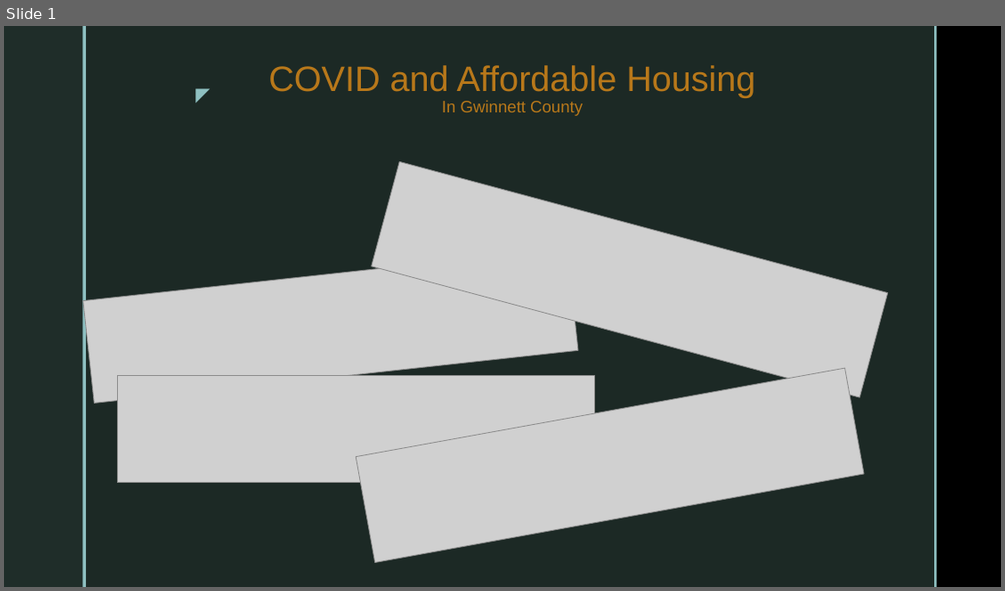
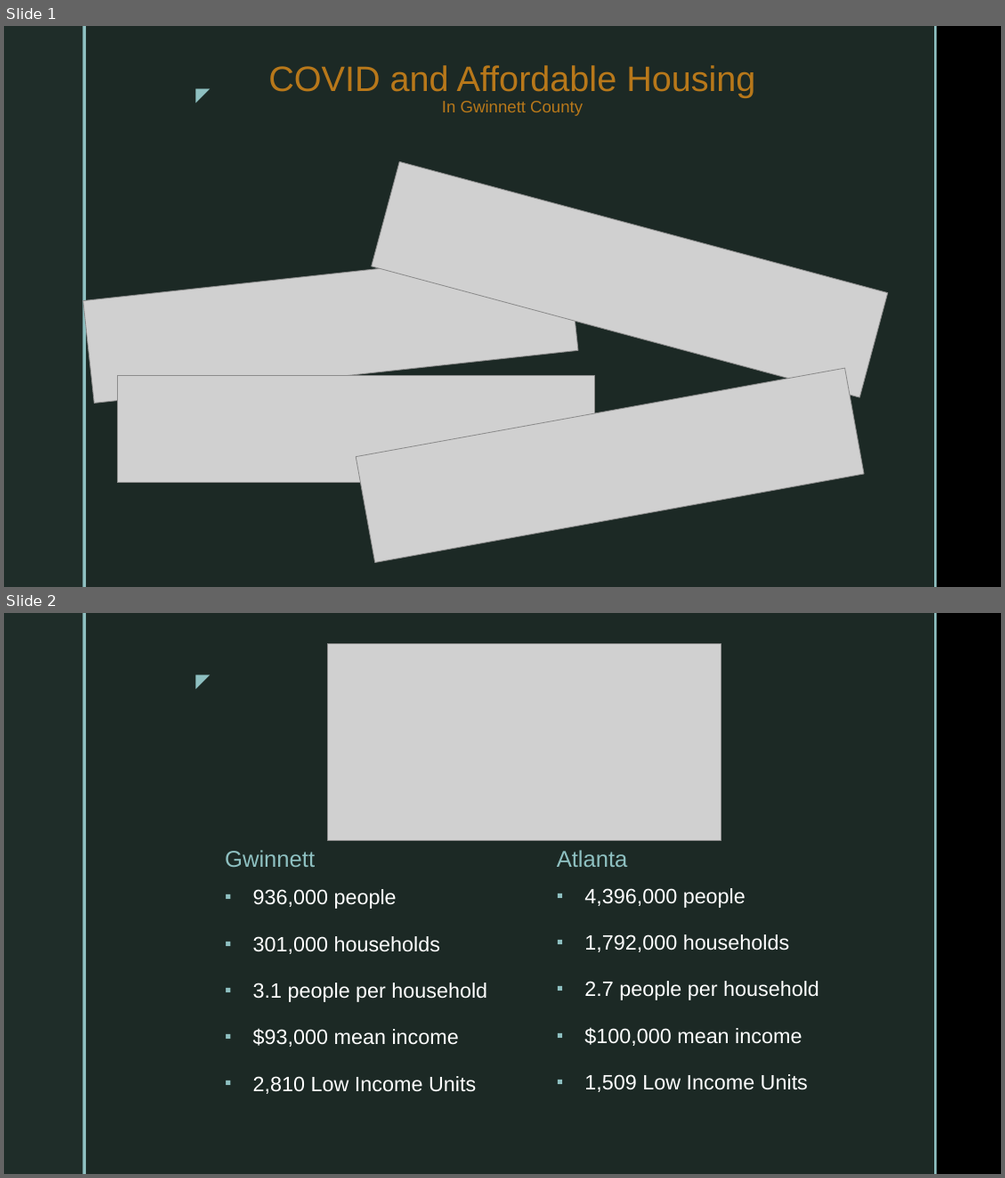
Before and after one commit to CaseCal/housing-covid-transmission, a slide deck: COVID and Affordable Housing.pptx. Shown one above the other, each under a label of ours: slide 1 before the commit, slides 1 and 2 after it. The pictures are 1005x591 and 1005x1178 pixels, drawn with LibreOffice and Linux fonts; fonts in the diff are those of the drawing; grey boxes stand for pictures; background and template pictures are left out. Boxes give left, top, right and bottom in pixels: in the first picture for what was removed or moved away, otherwise in the second. Text is boxed around its words. In the diff, an @@ line names an element or a change of style, - is before the commit and + after.

```diff
--- a/COVID and Affordable Housing.pptx
+++ b/COVID and Affordable Housing.pptx
@@ slide 2 added at [4,613,1001,1174], background picture (left out); not listed: 5 template elements that a slide beside it also shows @@
@@ picture added at [328,643,721,840] @@
@@ text added at [225,850,315,867], 22 pt, text #8EC0C1 @@
+Gwinnett
@@ text added at [557,850,628,867], 22 pt, text #8EC0C1 @@
+Atlanta
@@ text added at [253,889,487,1094], 20 pt, text #FFFFFF @@
+▪ 936,000 people
+▪ 301,000 households
+▪ 3.1 people per household
+▪ $93,000 mean income
+▪ 2,810 Low Income Units
@@ text added at [584,888,819,1092], 20 pt, text #FFFFFF @@
+▪ 4,396,000 people
+▪ 1,792,000 households
+▪ 2.7 people per household
+▪ $100,000 mean income
+▪ 1,509 Low Income Units
```
Also in this commit, not shown: 2 slides changed, 7 other slides added, 1 other file.
